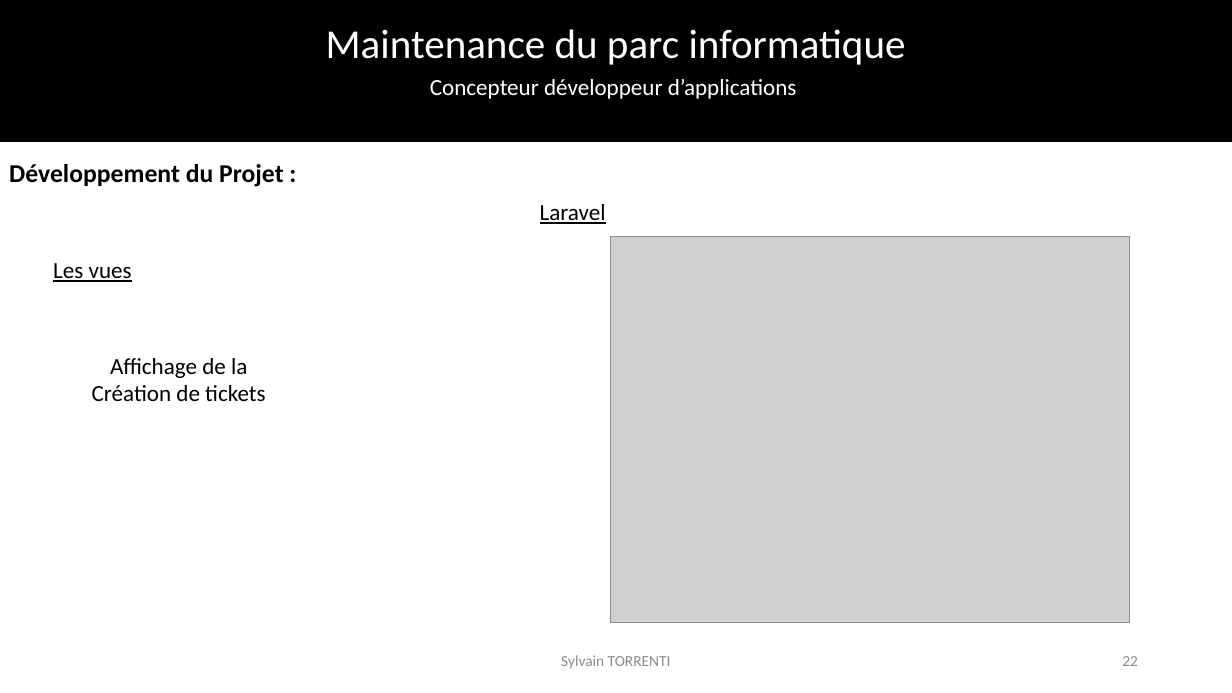
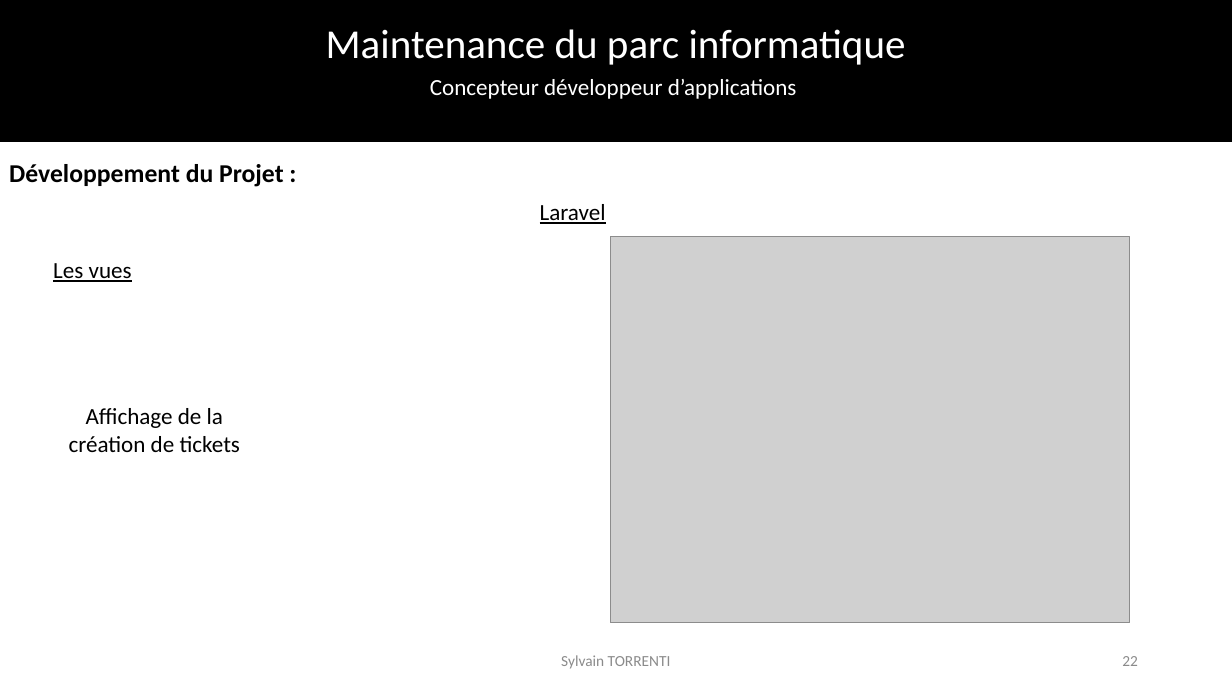
Before and after one commit to SylvainTorrenti/Fil_Rouge, a slide deck: slide 22 of presentation/Presentation epcf.pptx. Drawn at 1232x693 pixels with LibreOffice and Linux fonts; fonts in the diff are those of the drawing; grey boxes stand for pictures; background and template pictures are left out. Boxes give left, top, right and bottom in pixels: in the first picture for what was removed or moved away, otherwise in the second. Text is boxed around its words. In the diff, an @@ line names an element or a change of style, - is before the commit and + after.

```diff
--- a/presentation/Presentation epcf.pptx
+++ b/presentation/Presentation epcf.pptx
@@ text "Affichage de la" moved from (x1=92, y1=358, x2=265, y2=401) to (x1=69, y1=408, x2=240, y2=452) @@
@@ text at (x1=69, y1=436, x2=240, y2=452): text changed @@
-Création de tickets
+création de tickets
```
Also in this commit, not shown: 34 other slides changed.
